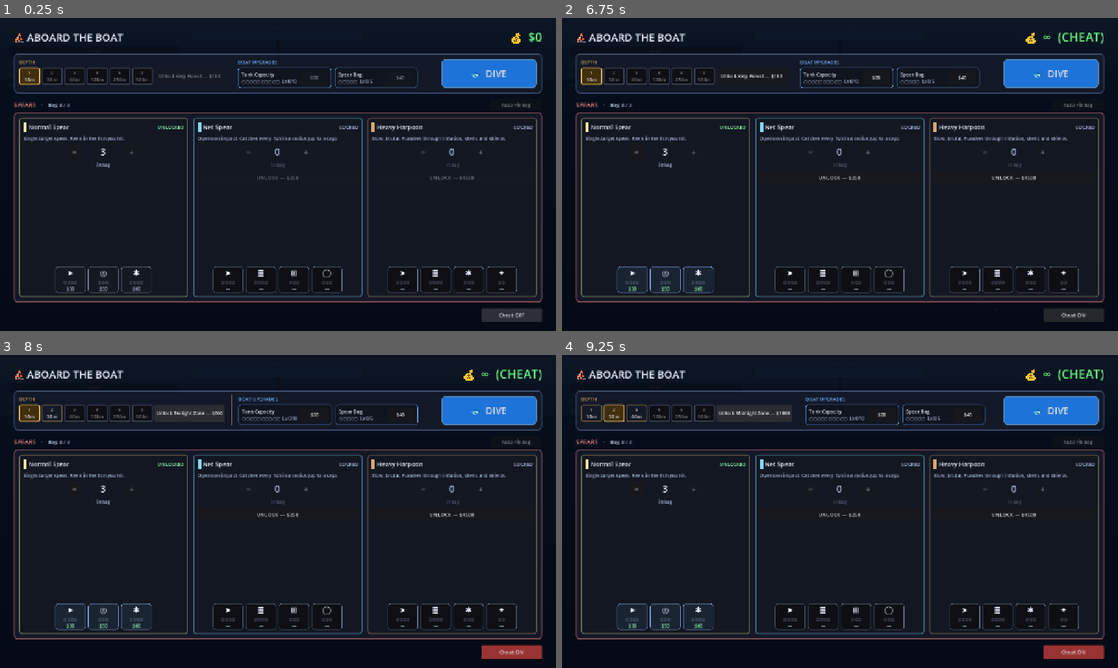
Above: before the commit, frames 1-4 (two rows, left to right).
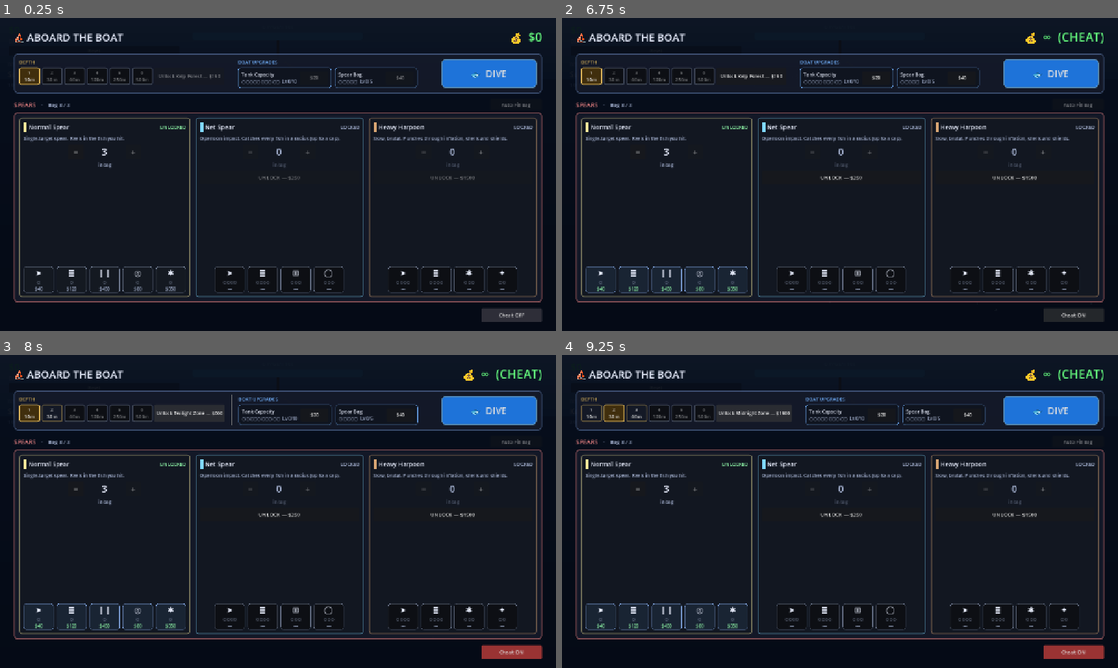
Above: after the commit, the same moments.

Repository: AndreiZitti/Harpoony
Game: Godot game, scene res://scenes/main.tscn
Same seed, same stepped clock (60 frames per second), same inputs: the game is played once before the commit and once after it.
Inputs (mouse positions are in pixels of both pictures, inside the frame that each line leads up to):
- Up to frame 1 (0.25 s): no input
- Up to frame 2 (6.75 s): click "1 10m" at 0.5 s; click "🐟 DIVE" at 1.25 s; click "Reset" at 2 s; move the mouse to (962, 158) at 2.77 s; tap 1 at 2.85 s; click (962, 158) at 2.92 s; click "RESURFACE" at 3.5 s; move the mouse to (728, 190) at 4.27 s; tap 2 at 4.35 s; click (728, 190) at 4.42 s; tap Space at 4.52 s; click "−" at 5 s; click "Auto-Fill Bag" at 5.75 s; click "Cheat: OFF" at 6.5 s
- Up to frame 3 (8 s): click "Unlock Kelp Forest — $150" at 7.25 s
- Up to frame 4 (9.25 s): click "2 30m" at 8 s; click "Unlock Twilight Zone — $600" at 8.75 s

The runs differ from the first frame. In frame 1, 2.7% of the frame differs, in the area x 4-93%, y 32-90%; in frame 2, 2.8%; in frame 3, 2.8%; in frame 4, 2.8%.

Commit message:
feat: rebuild Normal upgrade tree (Speed/Power branches)
Aerodynamic Shaft + Rapid Reel + Twin Shot (Speed branch),
Wider Tip + Polished Tip (Power branch). Single-level nodes
with branch-tier costs that nudge natural specialization.
Twin Shot field added; firing logic is a TODO follow-up.

Co-Authored-By: Claude Opus 4.7 (1M context) <noreply@anthropic.com>

Diff:
--- a/data/spears/normal.tres
+++ b/data/spears/normal.tres
@@ -20,29 +20,47 @@
 upgrades = {
 "speed_mult": {
 	"name": "Aerodynamic Shaft",
-	"description": "+10% travel speed.",
+	"description": "+15% travel speed.",
 	"icon": "➤",
-	"max_level": 4,
-	"costs": [30, 90, 250, 700],
+	"max_level": 1,
+	"costs": [40],
 	"field": "speed_mult",
-	"step": 0.1
+	"step": 0.15
+},
+"reel_speed_mult": {
+	"name": "Rapid Reel",
+	"description": "Speed branch — +25% reel return.",
+	"icon": "≣",
+	"max_level": 1,
+	"costs": [120],
+	"field": "reel_speed_mult",
+	"step": 0.25
+},
+"twin_shot": {
+	"name": "Twin Shot",
+	"description": "Speed branch — fire two spears per click.",
+	"icon": "❙❙",
+	"max_level": 1,
+	"costs": [450],
+	"field": "twin_shot",
+	"step": 1
 },
 "hit_radius_bonus": {
 	"name": "Wider Tip",
-	"description": "+8 hit radius — easier to land hits.",
+	"description": "Power branch — +12 hit radius.",
 	"icon": "◎",
-	"max_level": 3,
-	"costs": [50, 180, 500],
+	"max_level": 1,
+	"costs": [80],
 	"field": "hit_radius_bonus",
-	"step": 8.0
+	"step": 12.0
 },
 "value_bonus": {
 	"name": "Polished Tip",
-	"description": "+10% cash on every hit.",
+	"description": "Power branch — +50% cash per hit.",
 	"icon": "✱",
-	"max_level": 4,
-	"costs": [60, 180, 500, 1400],
+	"max_level": 1,
+	"costs": [350],
 	"field": "value_bonus",
-	"step": 0.1
+	"step": 0.5
 }
 }
--- a/scripts/diver.gd
+++ b/scripts/diver.gd
@@ -101,6 +101,7 @@
 		# Pull failed (e.g. queue empty mid-dive) — clean up.
 		spear.queue_free()
 		return
+	# TODO: if drawn type's twin_shot > 0, fire a second spear at aim_angle ± small offset.
 	active_spears.append(spear)
 	# Auto-prune when the spear frees itself on arrival.
 	spear.tree_exited.connect(_on_spear_freed.bind(spear))
--- a/scripts/spear_type.gd
+++ b/scripts/spear_type.gd
@@ -17,6 +17,7 @@
 @export_range(0.0, 32.0, 1.0) var hit_radius_bonus: float = 0.0
 @export_range(0.5, 3.0, 0.05) var value_bonus: float = 1.0
 @export var bypasses_defenses: bool = false  # if true, fish.deflects_spear is ignored
+@export var twin_shot: int = 0  # if > 0, fire an additional spear per click (TODO wiring in diver._try_fire)
 
 @export_group("Behavior — Pierce")
 @export_range(1, 10, 1) var pierce_count: int = 1
